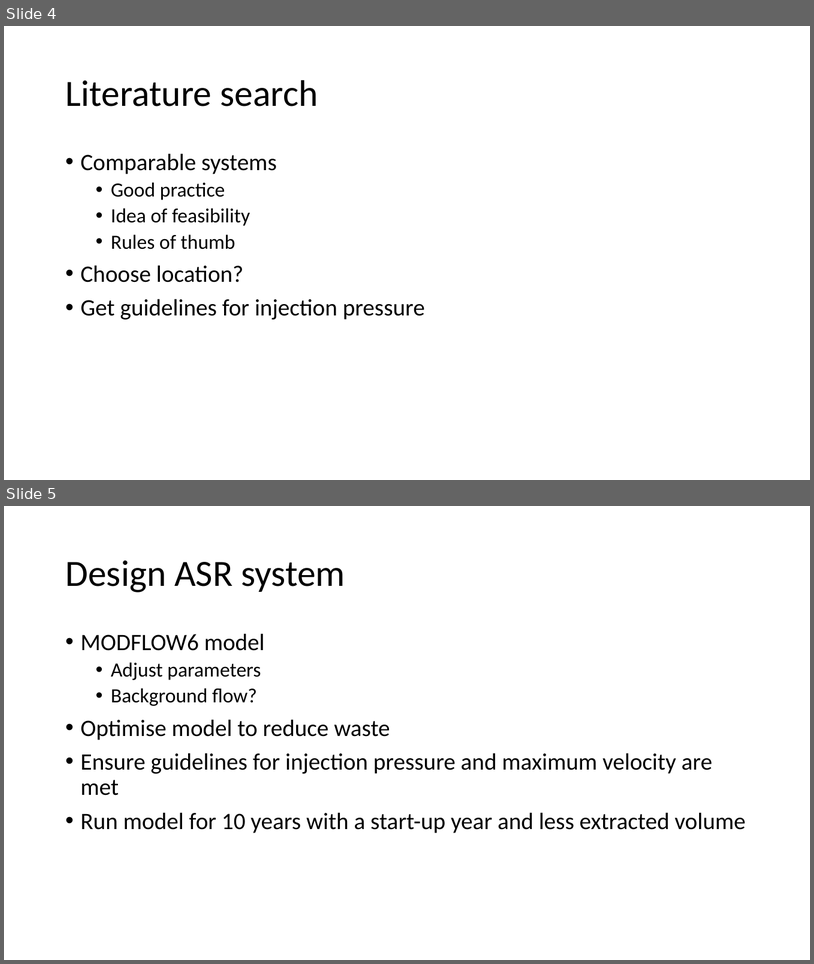
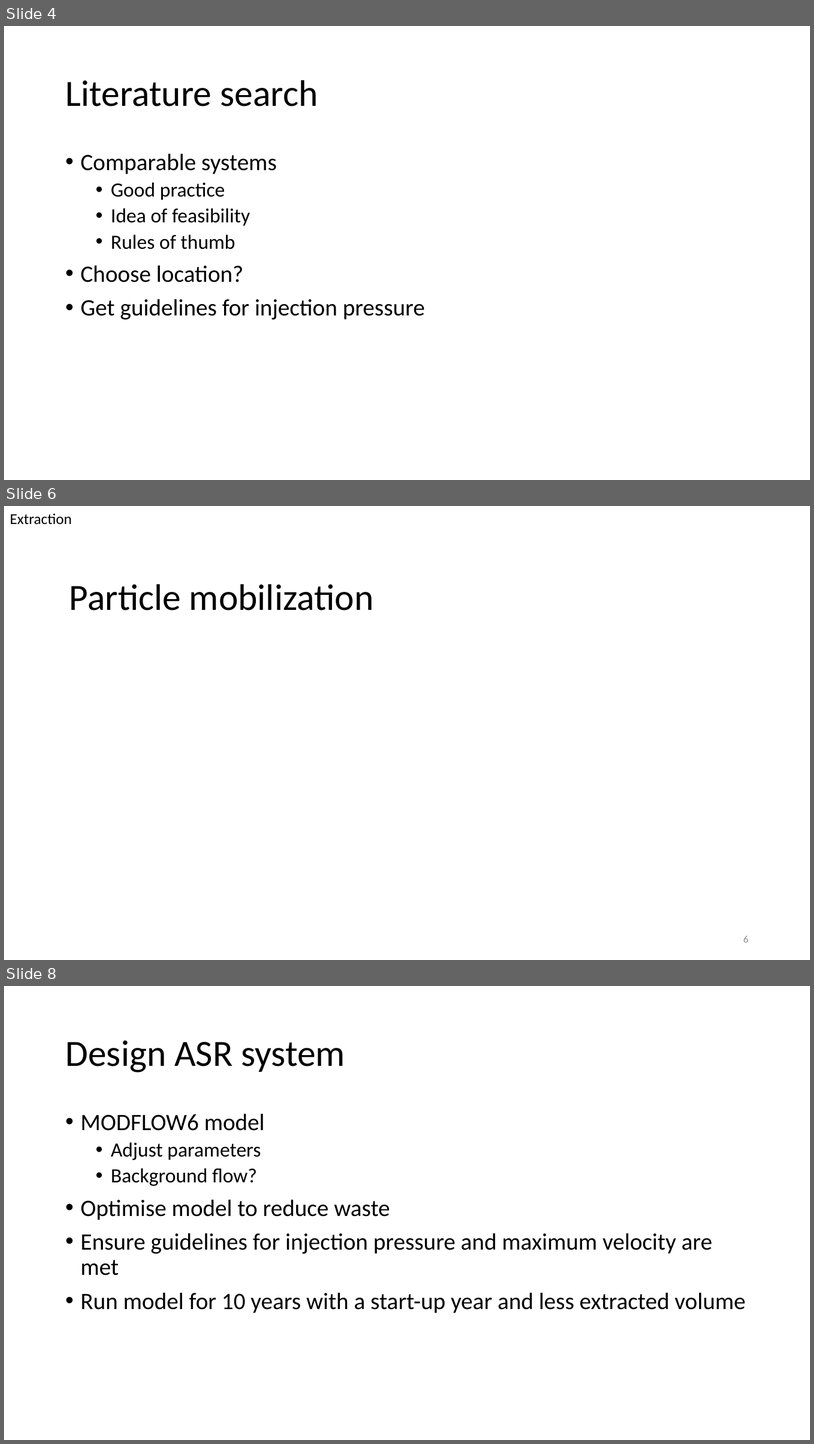
Before and after one commit to Daafip/design-ASR-CEGM2006, a slide deck: Workplan for project/schets situatie.pptx. Shown one above the other, each under a label of ours: slides 4 and 5 before the commit, slides 4, 6 and 8 after it; the slides between them are not shown. The pictures are 814x964 and 814x1444 pixels, drawn with LibreOffice and Linux fonts; fonts in the diff are those of the drawing; grey boxes stand for pictures. Boxes give left, top, right and bottom in pixels: in the first picture for what was removed or moved away, otherwise in the second. Text is boxed around its words. In the diff, an @@ line names an element or a change of style, - is before the commit and + after.

```diff
--- a/Workplan for project/schets situatie.pptx
+++ b/Workplan for project/schets situatie.pptx
@@ slide 6 added at (4, 506, 810, 960), background #FFFFFF @@
@@ text added at (10, 513, 72, 524), 18 pt, text #000000 @@
+Extraction
@@ title added at (69, 584, 374, 610), 44 pt, text #000000 @@
+Particle mobilization
@@ page number added at (744, 936, 749, 942), 12 pt, text #8C8C8C @@
+6
@@ what was slide 5 is now slide 8 @@
```
Also in this commit, not shown: 2 other slides added.
